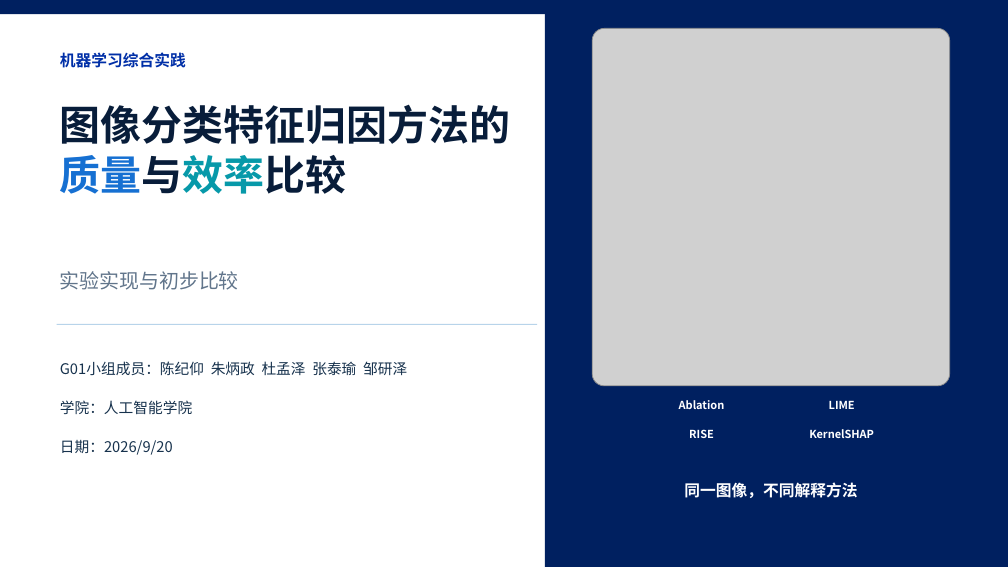
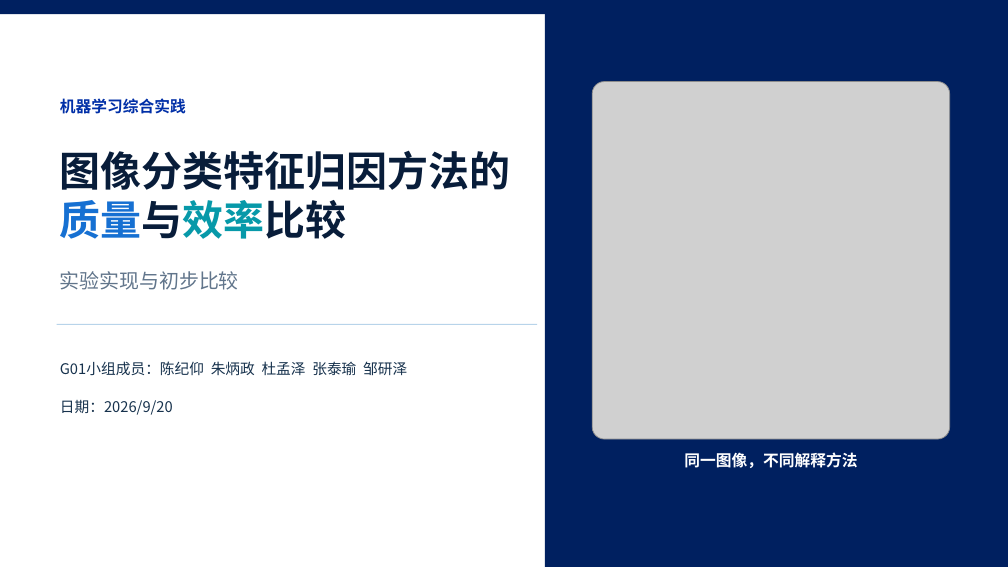
Before and after one commit to Marshtomp21/ML-Practice, a slide deck: slide 1 of reports/midterm_review/机器学习综合实践_M3_中期汇报初版.pptx. Drawn at 1008x567 pixels with LibreOffice and Linux fonts; fonts in the diff are those of the drawing; grey boxes stand for pictures. Boxes give left, top, right and bottom in pixels: in the first picture for what was removed or moved away, otherwise in the second. Text is boxed around its words. In the diff, an @@ line names an element or a change of style, - is before the commit and + after.

```diff
--- a/reports/midterm_review/机器学习综合实践_M3_中期汇报初版.pptx
+++ b/reports/midterm_review/机器学习综合实践_M3_中期汇报初版.pptx
@@ picture: place and size @@
-picture at <box>592,29,950,386</box>
+picture at <box>592,82,950,439</box>
@@ text "机器学习综合实践": place and size @@
-text "机器学习综合实践" at <box>60,52,186,68</box>
+text "机器学习综合实践" at <box>60,98,186,114</box>
@@ text "图像分类特征归因方法的": place and size @@
-text "图像分类特征归因方法的" at <box>60,104,510,194</box>
+text "图像分类特征归因方法的" at <box>60,150,510,239</box>
@@ text "日期：2026/9/20": place and size @@
-text "日期：2026/9/20" at <box>60,440,173,455</box>
+text "日期：2026/9/20" at <box>60,400,173,415</box>
@@ text removed at <box>60,400,193,414</box> @@
-学院：人工智能学院
@@ text removed at <box>679,400,725,409</box> @@
-Ablation
@@ text removed at <box>829,400,855,409</box> @@
-LIME
@@ text "同一图像，不同解释方法": place and size @@
-text "同一图像，不同解释方法" at <box>684,482,857,498</box>
+text "同一图像，不同解释方法" at <box>684,452,857,468</box>
@@ text removed at <box>689,429,714,438</box> @@
-RISE
@@ text removed at <box>809,429,874,438</box> @@
-KernelSHAP
```
Also in this commit, not shown: 2 other slides changed, 1 other file.
